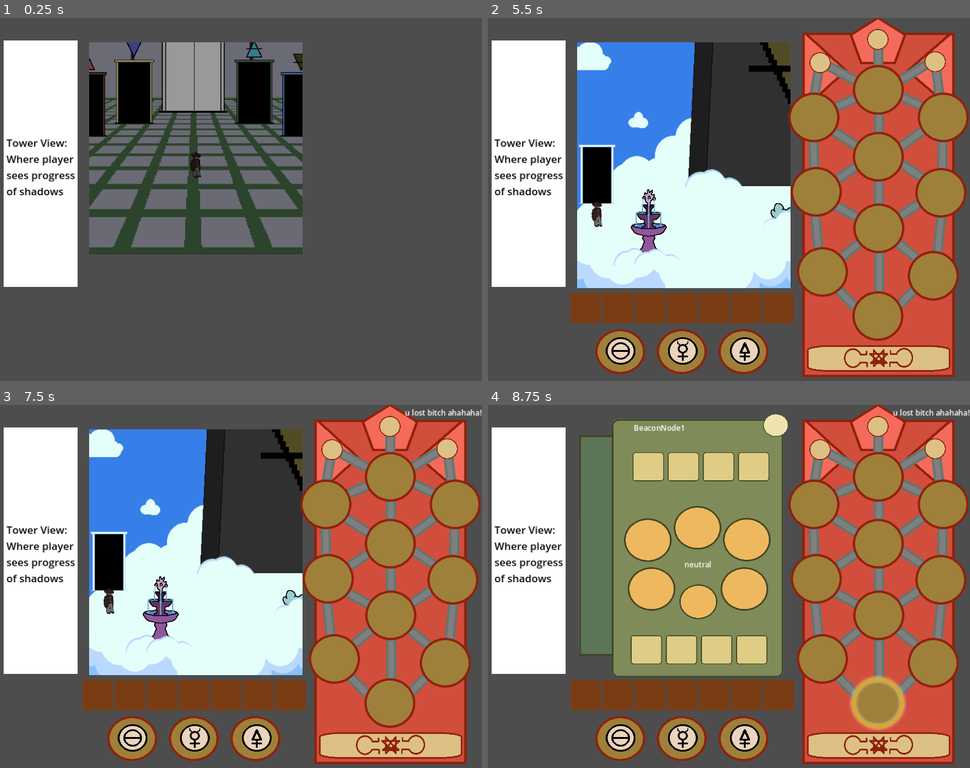
Above: before the commit, frames 1-4 (two rows, left to right).
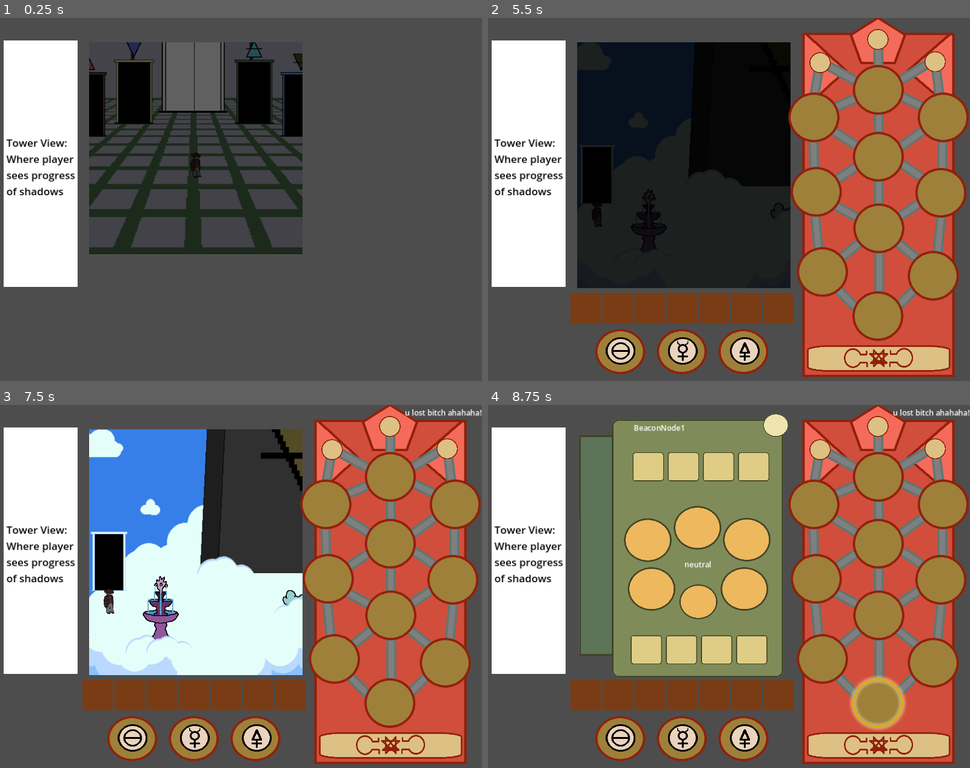
Above: after the commit, the same moments.

Repository: mccajd/Quintessential
Game: Godot game, scene res://Levels/beacon_puzzle_main.tscn
Same seed, same stepped clock (60 frames per second), same inputs: the game is played once before the commit and once after it. The engine's default icon, where the game draws it, is replaced by a stand-in: a white triangle on a blue panel in a dark square.
Inputs (mouse positions are in pixels of both pictures, inside the frame that each line leads up to):
- Up to frame 1 (0.25 s): no input
- Up to frame 2 (5.5 s): move the mouse to (835, 181) at 0.52 s; press the mouse at (835, 181) at 0.53 s; tap Enter at 1.25 s; move the mouse to (632, 217) at 1.27 s; release the mouse at (632, 217) at 1.28 s; click (632, 217) at 1.35 s; tap Space at 2 s; move the mouse to (777, 119) at 2.02 s; press the mouse at (777, 119) at 2.03 s; move the mouse to (704, 272) at 2.77 s; release the mouse at (704, 272) at 2.78 s; click (704, 272) at 2.85 s; move the mouse to (873, 253) at 3.52 s; press the mouse at (873, 253) at 3.53 s; move the mouse to (579, 145) at 4.27 s; release the mouse at (579, 145) at 4.28 s; click (579, 145) at 4.35 s; move the mouse to (753, 199) at 5.02 s; press the mouse at (753, 199) at 5.03 s
- Up to frame 3 (7.5 s): release the mouse at (265, 586) at 5.75 s; click (390, 746) at 5.75 s; click (390, 746) at 6.5 s; click (390, 746) at 7.25 s
- Up to frame 4 (8.75 s): tap Enter at 8 s; move the mouse to (878, 702) at 8.02 s; click (878, 702) at 8.1 s

The runs differ from the first frame. In frame 1, 22% of the frame differs, in the area x 18-63%, y 6-65%; in frame 2, 28%, in the area x 18-63%, y 6-75%; in frame 3, less than 0.1%; in frame 4, nothing differs.

Commit message:
Cloud transition

Diff:
--- a/Levels/cloud_room.tscn
+++ b/Levels/cloud_room.tscn
@@ -207,7 +207,7 @@
 scale = Vector2(0.75, 0.75)
 texture = ExtResource("11_uiuyw")
 
-[node name="TextureRect" type="TextureRect" parent="."]
+[node name="ElementBanner" type="TextureRect" parent="."]
 offset_left = 552.0
 offset_top = -274.0
 offset_right = 776.0
@@ -215,6 +215,15 @@
 scale = Vector2(1.18598, 1.18598)
 texture = ExtResource("12_4rnvx")
 
+[node name="Transition" type="ColorRect" parent="."]
+visible = false
+z_index = 5
+offset_left = 2.0
+offset_top = -271.0
+offset_right = 840.0
+offset_bottom = 504.0
+color = Color(0, 0, 0, 1)
+
 [connection signal="item_discovered" from="TileMap" to="." method="_on_item_discovered"]
 [connection signal="body_entered" from="FrontDetector" to="." method="_on_front_detector_entered"]
 [connection signal="body_exited" from="FrontDetector" to="." method="_on_front_detector_exited"]
--- a/Scripts/player_view.gd
+++ b/Scripts/player_view.gd
@@ -110,27 +110,27 @@
 	var screen: ColorRect = get_node("Transition")
 	if !screen: return
 
-	var stages = 3
+	var stages = 8
 	screen.modulate.a = 0
 	screen.visible = true
 
 	# fade out
 	for i in stages:
-		screen.modulate.a += 0.3
-		await get_tree().create_timer(0.2).timeout
+		screen.modulate.a += 0.125
+		await get_tree().create_timer(0.1).timeout
 
 
 func _play_transition_in():
 	var screen: ColorRect = get_node("Transition")
 	if !screen: return
 
-	var stages = 3
+	var stages = 8
 	screen.modulate.a = 1
 	screen.visible = true
 
 	# fade in
 	for i in stages:
-		screen.modulate.a -= 0.3
-		await get_tree().create_timer(0.2).timeout
+		screen.modulate.a -= 0.125
+		await get_tree().create_timer(0.1).timeout
 
 	screen.visible = false
--- a/Scripts/room_manager.gd
+++ b/Scripts/room_manager.gd
@@ -24,7 +24,7 @@
 		instance_ref.set_process(false)
 		instance_ref.set_physics_process(false)
 	# wait for transition anim
-	await get_tree().create_timer(0.75).timeout
+	await get_tree().create_timer(0.8).timeout
 
 	var source_room = current_room
 	current_room = room
